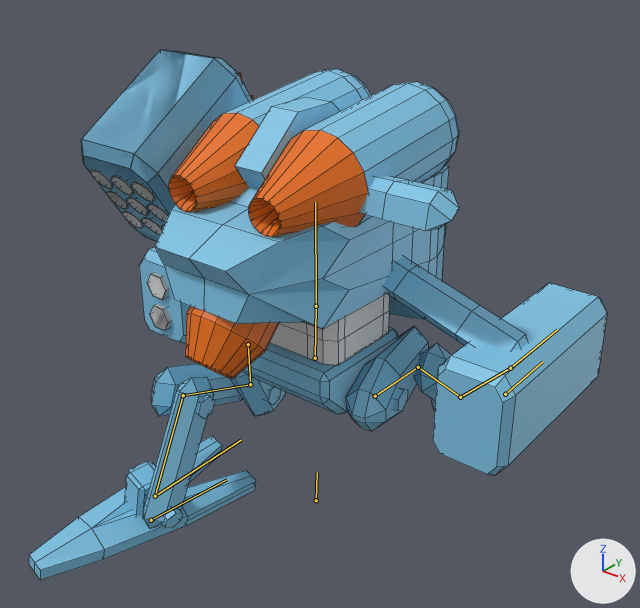
Renders of the Blender file Assets/FBX/MechLow.blend from each side of a commit.
Both versions are drawn from a 50 mm lens placed at (7.94, -9.82, 9.98), pointed at (-0.29, 0.47, 3.6). The lights are fixed; the arrows at lower right show +X, +Y and +Z. Both versions are drawn at frame 30 of the action 'ArmatureAction.001'; the numbers are the values there. The bones that bend it are drawn over the model as lines. Mesh edges are drawn as thin lines.

In view in the first picture: 'Arms', 'Cone.001', 'Cylinder', 'Cylinder.001', 'Launchers', 'Launchers.001', 'Pelvis', 'TurretBase'.
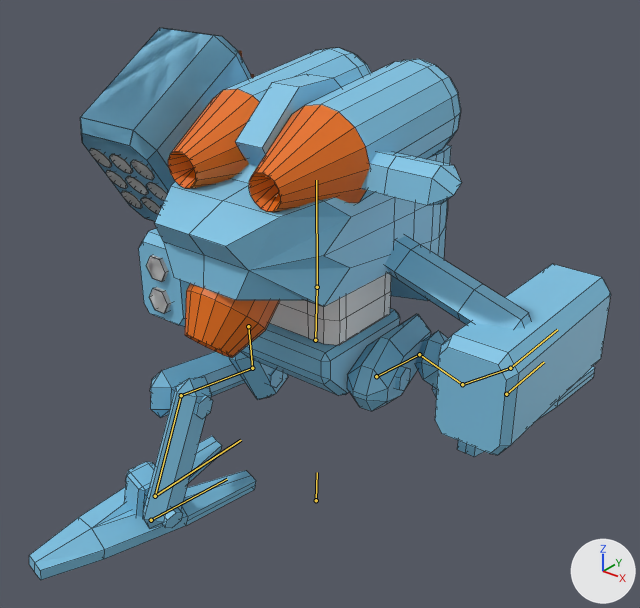
Changed parts and their boxes [x1, y1, x2, y2] in the pictures (640 x 608 px):
'TurretBase', posed
    before: [155, 69, 528, 379]
    after: [154, 47, 531, 358]
'Pelvis', posed
    before: [29, 326, 451, 580]
    after: [29, 309, 595, 580]
'Launchers.001', posed
    before: [139, 247, 607, 475]
    after: [138, 228, 611, 455]
'Launchers', posed
    before: [81, 50, 252, 241]
    after: [80, 28, 252, 221]
'Arms', posed
    before: [360, 176, 459, 231]
    after: [361, 152, 462, 205]
'Cone.001', posed
    before: [91, 170, 168, 235]
    after: [90, 148, 167, 214]
'Cylinder', posed
    before: [147, 273, 169, 299]
    after: [147, 255, 169, 282]
'Cylinder.001', posed
    before: [150, 304, 172, 331]
    after: [149, 287, 171, 313]
'Cone.007', posed
    before: [238, 73, 254, 100]
    after: [238, 51, 254, 78]
bone 'Body', root to tip
    before: (315, 358) to (316, 306)
    after: (315, 340) to (317, 287)

Patch to the scene script:
```diff
--- a/Assets/FBX/MechLow.blend.py
+++ b/Assets/FBX/MechLow.blend.py
@@ bone_body @@
 bone_body = bpy.data.objects['Armature'].pose.bones['Body']  # child of 'RootBone'
-bone_body.location = (0.0, -0.33, -0.01)
+bone_body.location = (0.0, 0.0, 0.0)
```
